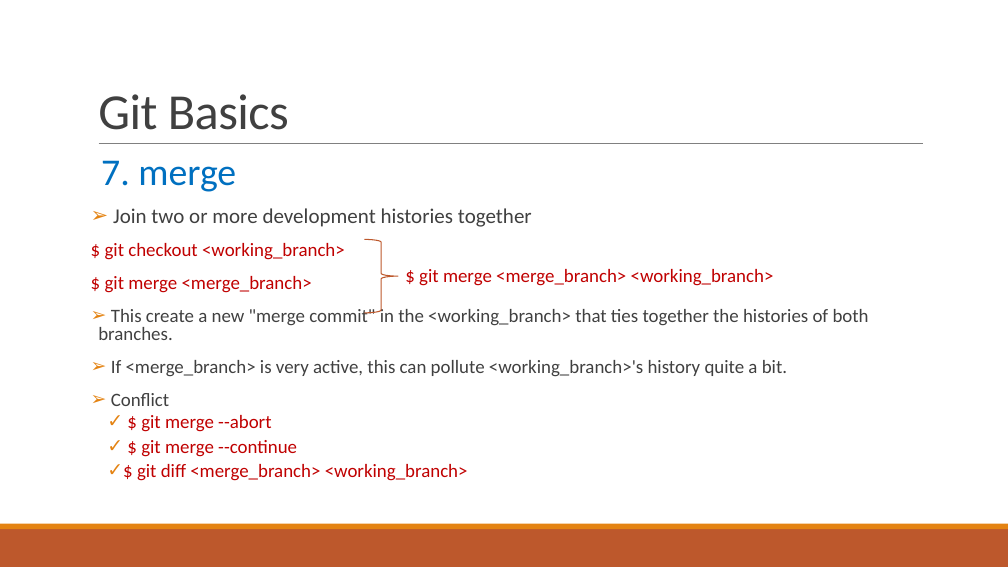
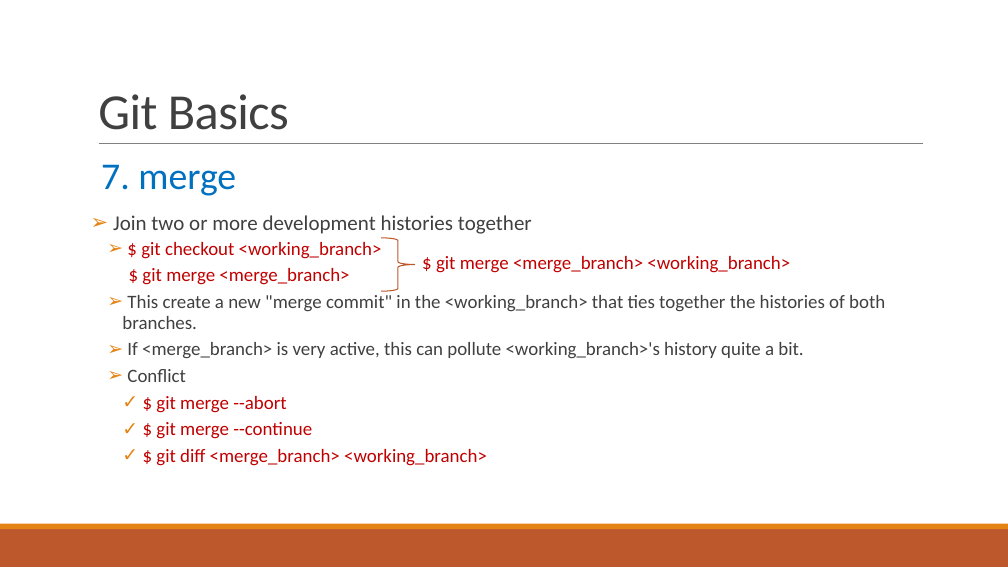
Before and after one commit to huyendinhkhanh/tim_hieu, a slide deck: slide 9 of Git.pptx. Drawn at 1008x567 pixels with LibreOffice and Linux fonts; fonts in the diff are those of the drawing. Boxes give left, top, right and bottom in pixels: in the first picture for what was removed or moved away, otherwise in the second. Text is boxed around its words. In the diff, an @@ line names an element or a change of style, - is before the commit and + after.

```diff
--- a/Git.pptx
+++ b/Git.pptx
@@ text "7. merge" at bbox=[101, 164, 885, 466]: line spacing 0.8 to 0.9; bullet none to ➢; list level 1 to 2 in "$ git checkout <working_branch>"; list level 1 to 2 in "$ git merge <merge_branch>"; list level 1 to 2 in "This create a new "merge ..."; list level 1 to 2 in "If <merge_branch> is very active, ..."; list level 1 to 2 in "Conflict"; list level 2 to 3 in "$ git merge --abort"; list level 2 to 3 in "$ git merge --continue"; list level 2 to 3 in "$ git diff <merge_branch> <working_branch>" @@
@@ right brace: place and size @@
-right brace at bbox=[364, 240, 398, 313]
+right brace at bbox=[381, 238, 414, 292]
@@ text "$ git merge <merge_branch> <working_branch>": place and size @@
-text "$ git merge <merge_branch> <working_branch>" at bbox=[419, 269, 774, 286]
+text "$ git merge <merge_branch> <working_branch>" at bbox=[436, 256, 790, 273]
```
Also in this commit, not shown: 13 other slides changed.
